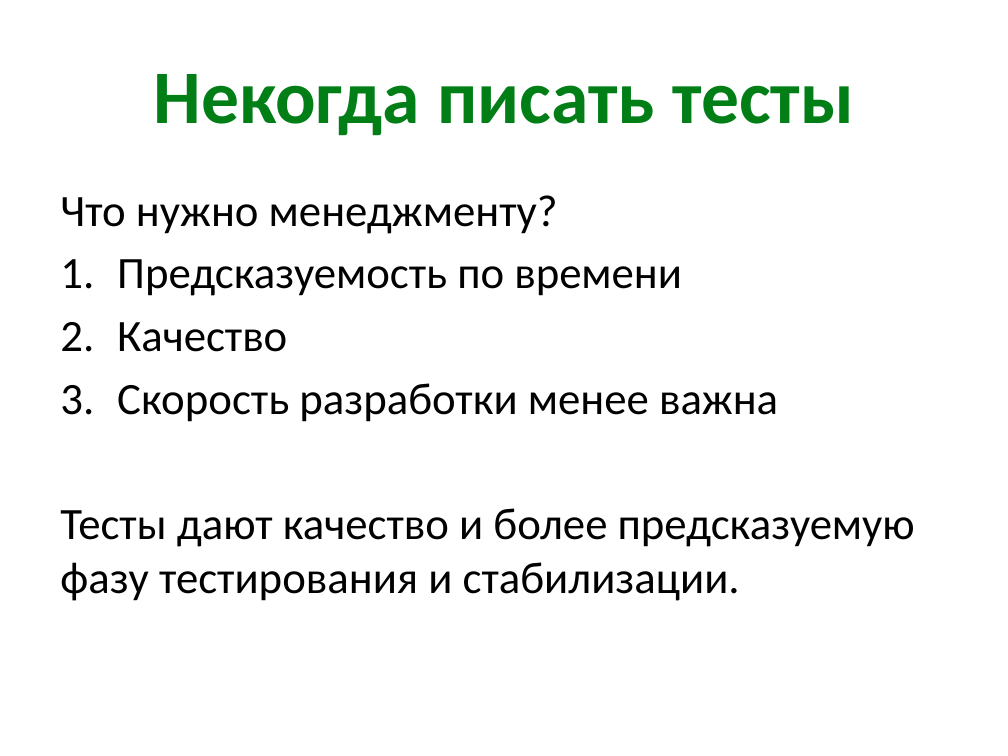
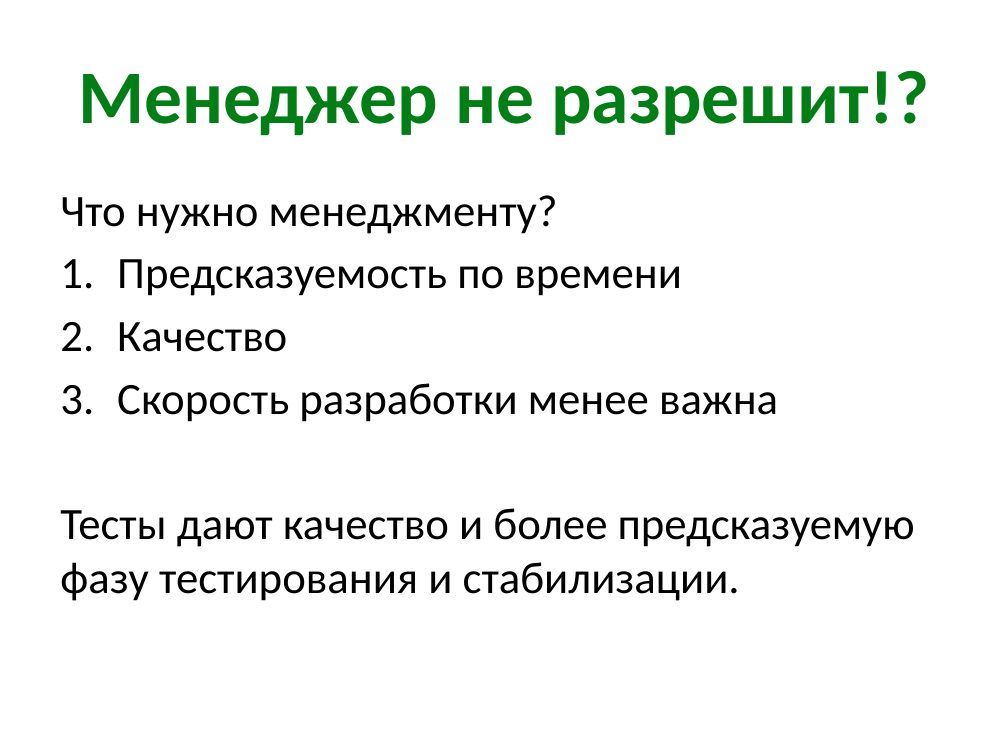
Before and after one commit to kontur-courses/tdd, a slide deck: slide 9 of tdd.pptx (slide 8 before the commit). Drawn at 1008x756 pixels with LibreOffice and Linux fonts; fonts in the diff are those of the drawing. Boxes give left, top, right and bottom in pixels: in the first picture for what was removed or moved away, otherwise in the second. Text is boxed around its words. In the diff, an @@ line names an element or a change of style, - is before the commit and + after.

```diff
--- a/tdd.pptx
+++ b/tdd.pptx
@@ title at [79,70,929,136]: text changed @@
-Некогда писать тесты
+Менеджер не разрешит!?
```
Also in this commit, not shown: 2 other slides changed, 4 slides added, 2 slides removed, 4 other files.
